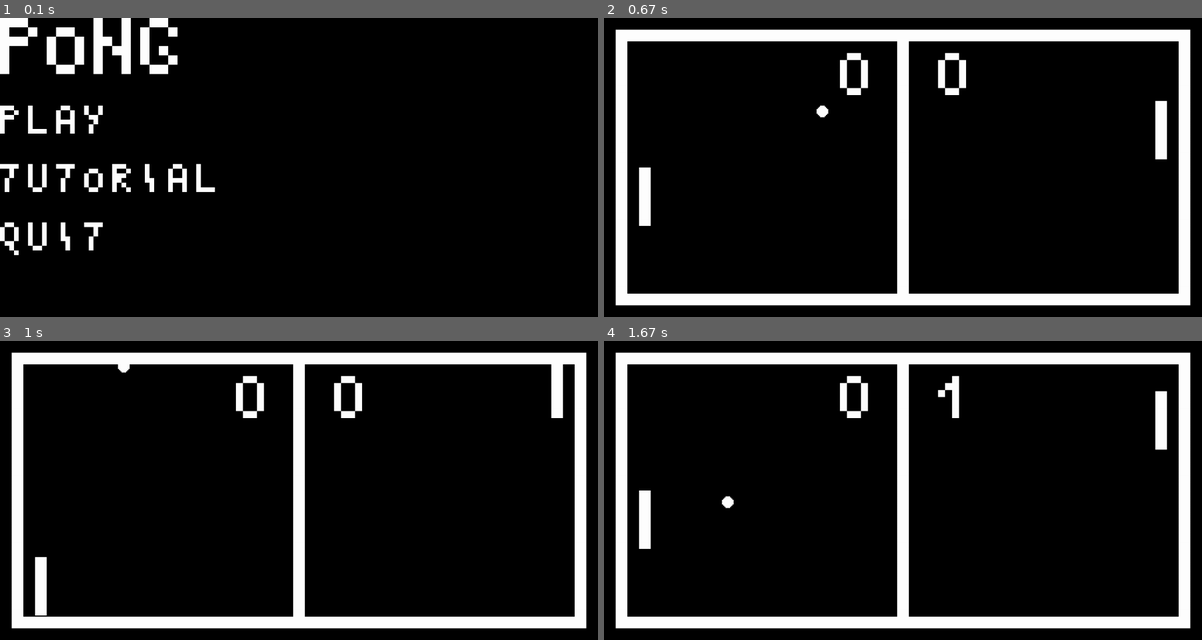
Above: before the commit, frames 1-4 (two rows, left to right).
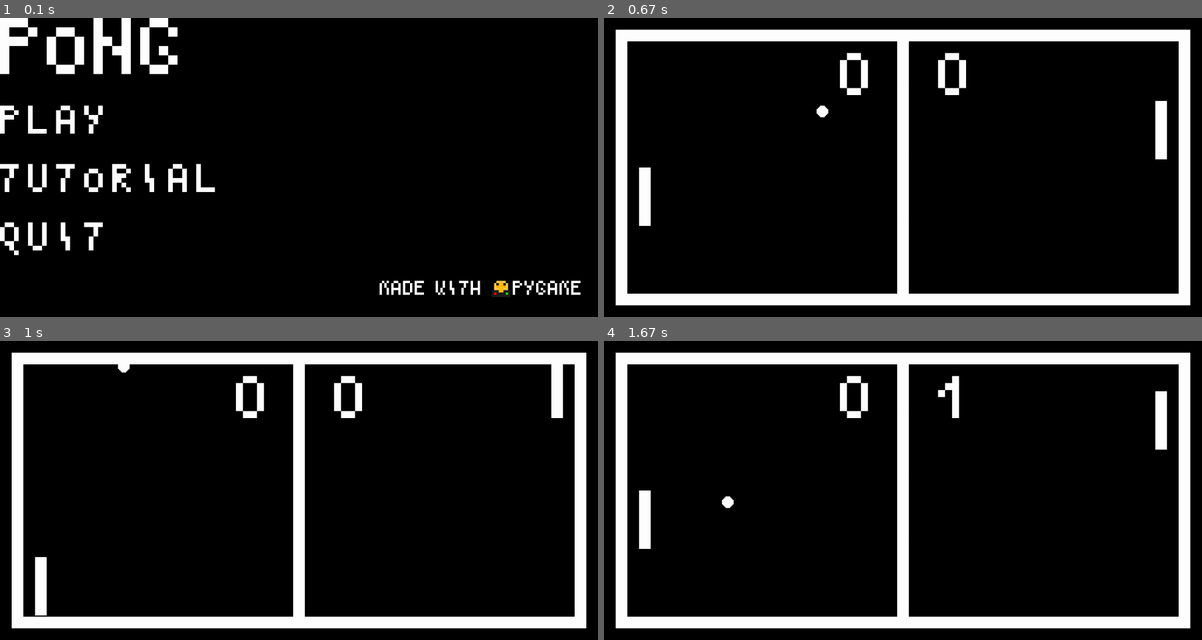
Above: after the commit, the same moments.

Repository: gresm/pygame_summer_2021_pong
Game: pygame game, started from main.py
The game is run twice, just before and just after one commit, with the same random seed, the same clock (stepped at 60 frames per second) and the same inputs.
Inputs:
- Up to frame 1 (0.1 s): no input
- Up to frame 2 (0.67 s): tap Enter at 0.33 s
- Up to frame 3 (1 s): tap S at 0.67 s
- Up to frame 4 (1.67 s): tap W at 1 s

The runs differ from the first frame. In frame 1, 0.8% of the frame differs, in the area x 63-98%, y 87-94%; in frame 2, nothing differs; in frame 3, nothing differs; in frame 4, nothing differs.

Commit message:
v1.0.0 finish

Diff:
--- a/assets/images/sprite_sheet.json
+++ b/assets/images/sprite_sheet.json
@@ -11,5 +11,6 @@
 
   "_": [50, 0, 4, 6], "box": [55, 0, 4, 6], "?": [0, 21, 4, 7], ".": [5, 21, 4, 7], ",": [10, 21, 4, 7],
   ":": [15, 21, 4, 7], "!": [20, 21, 4, 7], "[": [30, 21, 4, 7], "]": [35, 21, 4, 7], "'": [40, 21, 4, 7],
-  "\"": [44, 21, 4, 7]
+  "\"": [44, 21, 4, 7],
+  "logo": [0, 29, 9, 6], ":pygame:": [10, 29, 8, 7]
 }
--- /dev/null
+++ b/assets/sounds/sounds.py
@@ -0,0 +1,10 @@
+import pygame as pg
+import os
+
+
+def get_song(song: str):
+    return pg.mixer.Sound(get_path(song))
+
+
+def get_path(name: str):
+    return os.path.join(os.path.abspath(""), "assets", "sounds", name)
--- a/pong_game.py
+++ b/pong_game.py
@@ -1,11 +1,13 @@
-from typing import Callable, List, Optional, Tuple, Union, Set, Dict, Any
+from typing import Callable, List, Optional, Tuple, Union, Dict, Any
 import pygame as pg
 
 from assets.source.switch_case import switch, case
 from assets.images import sprite_sheet as sp_sh
+from assets.sounds import sounds
 import random as rd
 import math as mh
 import logging
+import webbrowser as wb
 
 pg.display.init()
 
@@ -39,6 +41,7 @@
         self.done = True
         self.clock = pg.time.Clock()
         self.scene = self.menu
+        self.bgm = sounds.get_song("pong_bgm.wav")
 
     @property
     def scene(self) -> "Scene":
@@ -75,6 +78,7 @@
         self.scene.update()
 
     def run(self):
+        self.bgm.play(-1)
         self.done = False
         self._scene.initialize()
         while not self.done:
@@ -391,6 +395,8 @@
     def initialize(self):
         self.sheet.generate()
         self.screen = self.app.get_scene_screen()
+        self.settings["icon"] = self.sheet.get("logo")
+        self.app.update_screen()
 
     def draw_text(self, surface: pg.Surface):
         pl_score_len = len(str(self.player_score)) * self.sheet.scale * 4
@@ -469,35 +475,59 @@
         self.screen: pg.Surface = ...
         self.font = sp_sh.load_sprite_sheet("alphabet.png", "sprite_sheet.json", "box", 8)
         self.small_font = sp_sh.load_sprite_sheet("alphabet.png", "sprite_sheet.json", "box", 4)
+        self.really_small_font = sp_sh.load_sprite_sheet("alphabet.png", "sprite_sheet.json", "box", 2)
         self.title_rect: pg.Rect = pg.Rect(0, 0, 0, 0)
         self.play_rect: pg.Rect = pg.Rect(0, 0, 0, 0)
         self.tutorial_rect: pg.Rect = pg.Rect(0, 0, 0, 0)
         self.quit_rect: pg.Rect = pg.Rect(0, 0, 0, 0)
+        self.pygame_rect: pg.Rect = pg.Rect(0, 0, 0, 0)
         self.option_selected: int = ...
         self.title = "pong"
+        self.description_open: bool = False
+        self.epilepsy_warning = False
 
     def initialize(self):
         self.font.generate()
         self.small_font.generate()
         self.screen = self.app.get_scene_screen()
+        self.settings["icon"] = self.font.get("logo")
+        self.app.update_screen()
 
     def draw(self) -> pg.Surface:
         self.screen.fill((0, 0, 0))
-        self.title_rect = self.render_text(self.screen, self.title, (0, 0), 8, 0, self.font, True, 40)
-        self.play_rect = self.render_text(self.screen, "play", (0, 75), 8, 0, self.small_font, True, 40)
-        self.tutorial_rect = self.render_text(self.screen, "tutorial", (0, 125), 8, 0, self.small_font, True, 40)
-        self.quit_rect = self.render_text(self.screen, "quit", (0, 175), 8, 0, self.small_font, True, 40)
-
-        if not isinstance(self.option_selected, int):
-            pass
-        elif self.option_selected == 0:
-            pg.draw.rect(self.screen, (255, 255, 255), self.play_rect, 5)
-        elif self.option_selected == 1:
-            pg.draw.rect(self.screen, (255, 255, 255), self.tutorial_rect, 5)
-        elif self.option_selected == 2:
-            pg.draw.rect(self.screen, (255, 255, 255), self.quit_rect, 5)
+        if self.description_open:
+            if self.epilepsy_warning:
+                self.screen.fill((rd.randint(0, 255), rd.randint(0, 255), rd.randint(0, 255)))
+            text = "welcome to pong, the game where you need\nto bounce ball and gain score.\n"\
+                   "\nrequirements:\n" \
+                   "- python 3.8 or higher\n" \
+                   "- pygame\n" \
+                   "\ndescription:\n" \
+                   "this game was made by me and 'mio coder'\nfor summer 2021 pygame game jam\n" \
+                   "theme was: remake old game with a twist\n" \
+                   "twist for this game:" \
+                   "it is possible that we hid\nsome 'secrets'\n" \
+                   "to this game"
+            self.render_text(self.screen, text, (0, 0), 6, 2, self.really_small_font, True, 40)
         else:
-            self.option_selected %= 3
+            self.title_rect = self.render_text(self.screen, self.title, (0, 0), 8, 0, self.font, True, 40)
+            self.play_rect = self.render_text(self.screen, "play", (0, 75), 8, 0, self.small_font, True, 40)
+            self.tutorial_rect = self.render_text(self.screen, "tutorial", (0, 125), 8, 0, self.small_font, True, 40)
+            self.quit_rect = self.render_text(self.screen, "quit", (0, 175), 8, 0, self.small_font, True, 40)
+
+            self.pygame_rect = self.render_text(self.screen, [*list("made with "), ":pygame:", *list("pygame")],
+                                                (325, 225), 2, 0, self.really_small_font, True, 40)
+
+            if not isinstance(self.option_selected, int):
+                pass
+            elif self.option_selected == 0:
+                pg.draw.rect(self.screen, (255, 255, 255), self.play_rect, 5)
+            elif self.option_selected == 1:
+                pg.draw.rect(self.screen, (255, 255, 255), self.tutorial_rect, 5)
+            elif self.option_selected == 2:
+                pg.draw.rect(self.screen, (255, 255, 255), self.quit_rect, 5)
+            else:
+                self.option_selected %= 3
 
         return self.screen
 
@@ -528,32 +558,49 @@
     def quit(self):
         self.app.done = True
 
+    def about(self):
+        wb.open("pygame.org")
+        self.description_open = True
+
     def handle_event(self, event):
-        if event.type == pg.MOUSEBUTTONDOWN:
-            mouse_pos = self.app.get_mouse_pos()
-            if self.title_rect.collidepoint(mouse_pos):
-                self.pong_title_easter_egg()
-            if self.play_rect.collidepoint(mouse_pos):
-                self.play()
-            if self.tutorial_rect.collidepoint(mouse_pos):
-                self.tutorial()
-            if self.quit_rect.collidepoint(mouse_pos):
-                self.quit()
-        elif event.type == pg.KEYDOWN:
-            if not isinstance(self.option_selected, int):
-                self.option_selected = 0
-            if event.key == pg.K_DOWN or event.key == pg.K_s:
-                self.option_selected += 1
-            if event.key == pg.K_UP or event.key == pg.K_w:
-                self.option_selected -= 1
-
-            if event.key == pg.K_RETURN:
-                if self.option_selected == 0:
+        if self.description_open:
+            if event.type == pg.MOUSEBUTTONDOWN:
+                self.description_open = False
+            elif event.type == pg.KEYDOWN:
+                if event.key == pg.K_ESCAPE:
+                    self.epilepsy_warning = True
+                else:
+                    self.description_open = False
+            elif event.type == pg.KEYUP:
+                self.epilepsy_warning = False
+        else:
+            if event.type == pg.MOUSEBUTTONDOWN:
+                mouse_pos = self.app.get_mouse_pos()
+                if self.title_rect.collidepoint(mouse_pos):
+                    self.pong_title_easter_egg()
+                if self.play_rect.collidepoint(mouse_pos):
                     self.play()
-                elif self.option_selected == 1:
+                if self.tutorial_rect.collidepoint(mouse_pos):
                     self.tutorial()
-                elif self.option_selected == 2:
+                if self.quit_rect.collidepoint(mouse_pos):
                     self.quit()
+                if self.pygame_rect.collidepoint(mouse_pos):
+                    self.about()
+            elif event.type == pg.KEYDOWN:
+                if not isinstance(self.option_selected, int):
+                    self.option_selected = 0
+                if event.key == pg.K_DOWN or event.key == pg.K_s:
+                    self.option_selected += 1
+                if event.key == pg.K_UP or event.key == pg.K_w:
+                    self.option_selected -= 1
+
+                if event.key == pg.K_RETURN:
+                    if self.option_selected == 0:
+                        self.play()
+                    elif self.option_selected == 1:
+                        self.tutorial()
+                    elif self.option_selected == 2:
+                        self.quit()
 
 
 class TutorialDialogue:
@@ -585,7 +632,7 @@
                           "4.bad": "maybe try again?",
                           "return": "why did you return\nyou don't need tutorial anymore",
                           "return2": "i don't get it\nplay main game and enjoy your skills",
-                          "return3": "it's getting borring, stop it!",
+                          "return3": "it's getting boring, stop it!",
                           "return4": "ok you wanted this",
                           "close": ""}
 
@@ -679,6 +726,8 @@
     def initialize(self):
         self.font.generate()
         self.screen = self.app.get_scene_screen()
+        self.settings["icon"] = self.sheet.get("logo")
+        self.app.update_screen()
 
     def control_bot(self):
         if self.dialogue.stage == "3.3":
@@ -702,7 +751,6 @@
             super(Tutorial, self).control_bot()
 
     def update(self):
-        print(self.dialogue.stage)
         if self.dialogue.is_paused():
             self.dialogue.generate_dialogues()
         else:
Binary file changed: assets/images/alphabet.png
Not shown, added: assets/sounds/pong_bgm.wav
